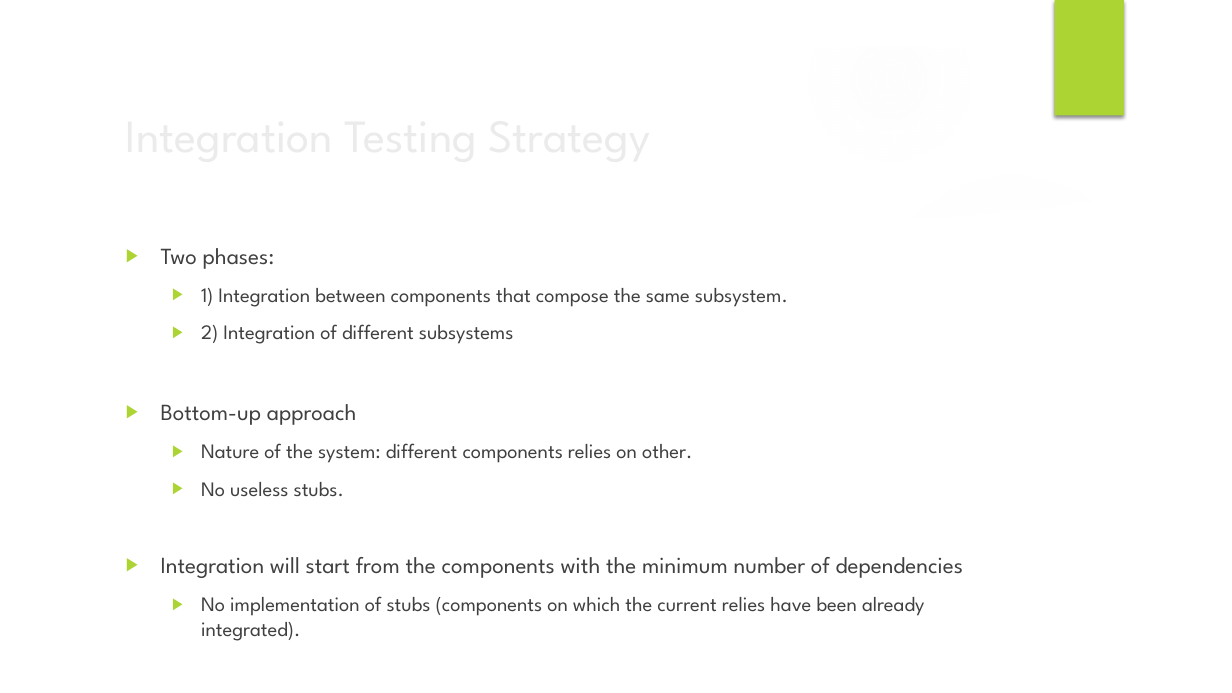
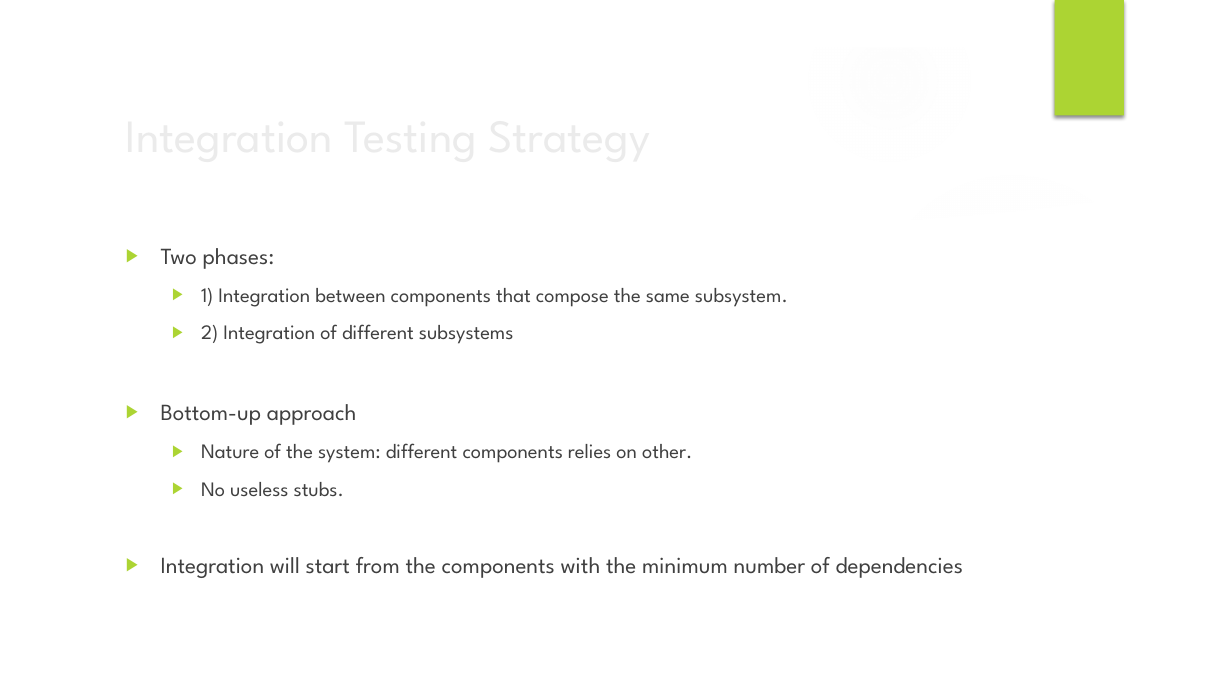
Before and after one commit to Maiux92/ingsw2project, a slide deck: slide 42 of Slides/Project Presentation.pptx. Drawn at 1232x693 pixels with LibreOffice and Linux fonts; fonts in the diff are those of the drawing; background and template pictures are left out. Boxes give left, top, right and bottom in pixels: in the first picture for what was removed or moved away, otherwise in the second. Text is boxed around its words. In the diff, an @@ line names an element or a change of style, - is before the commit and + after.

```diff
--- a/Slides/Project Presentation.pptx
+++ b/Slides/Project Presentation.pptx
@@ text at (201,596,924,641): paragraph removed @@
-  ▶ No implementation of stubs (components on which the current relies have been already integrated).
```
Also in this commit, not shown: 13 other slides changed, 1 other file.
